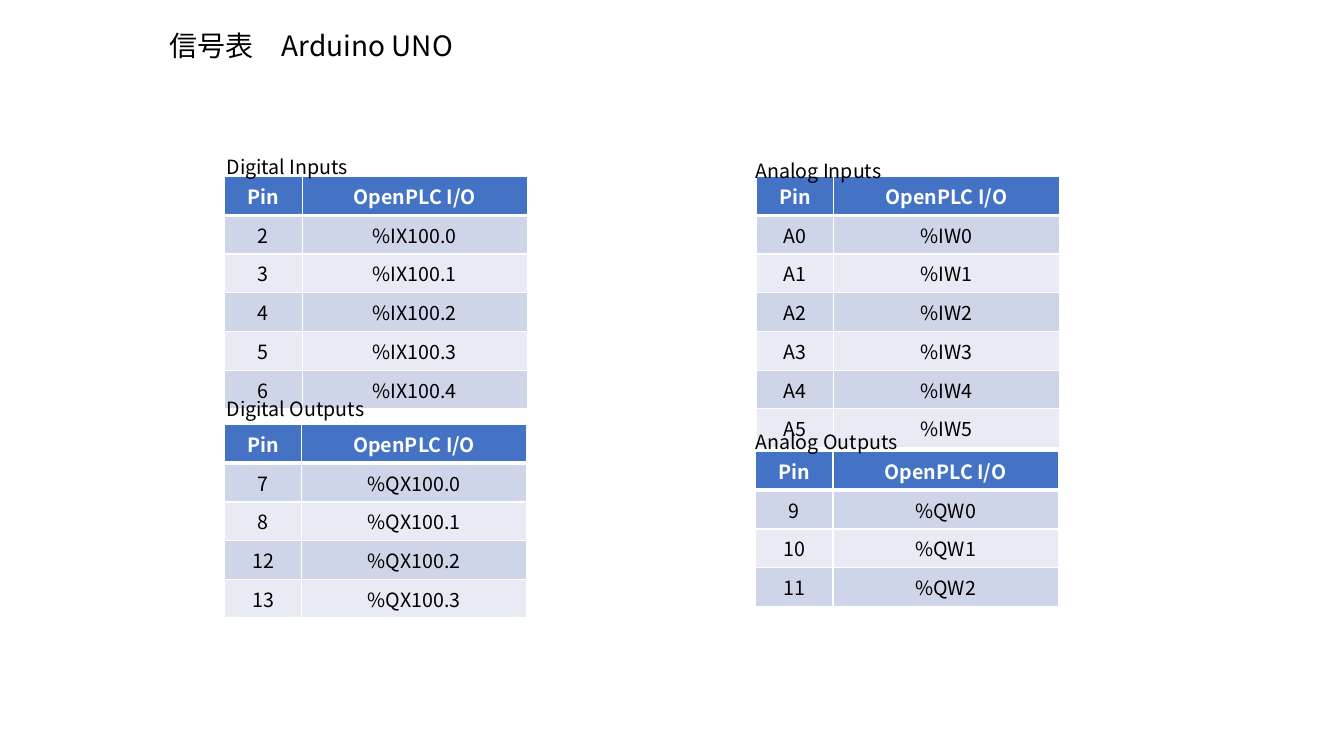
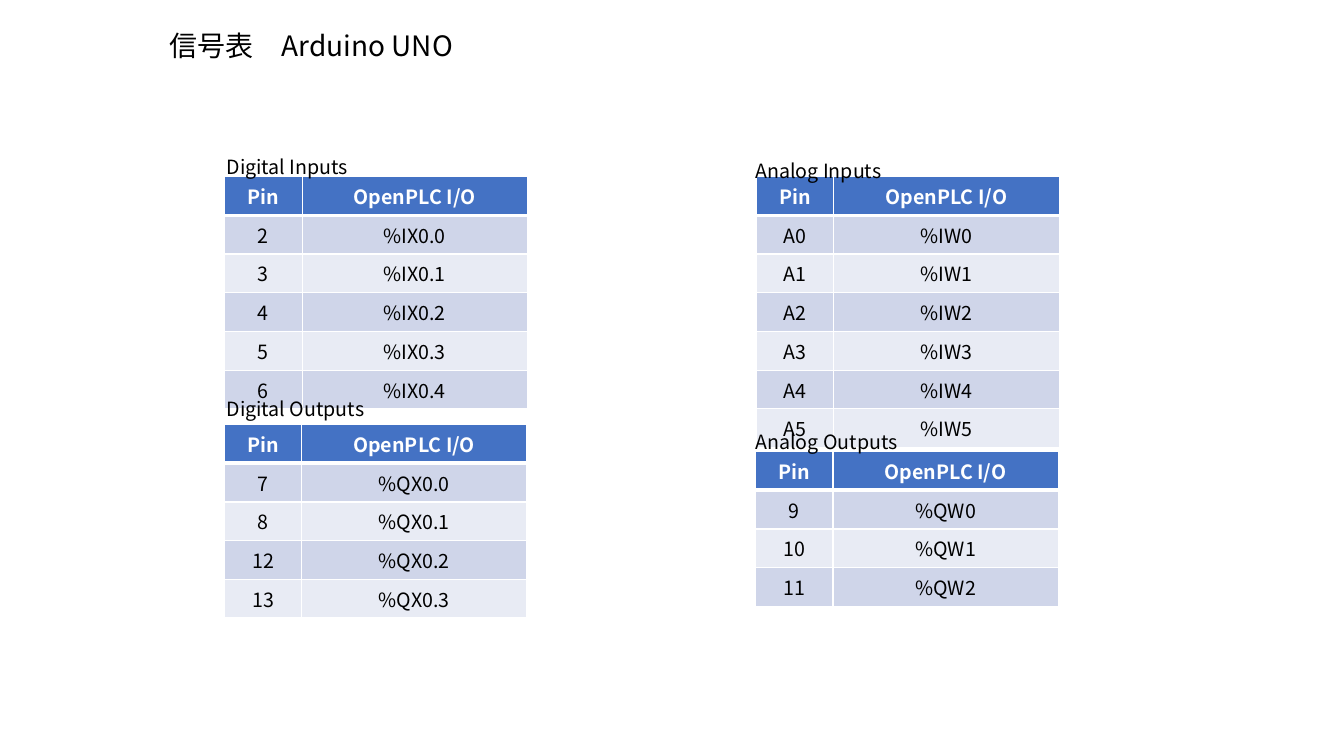
Before and after one commit to kaz19610303/OpenPLC_test_bench, a slide deck: slide 3 of Arduino_UNO/Document/Arduino_UNO_OpenPLC_test_Bench_shield.pptx. Drawn at 1344x756 pixels with LibreOffice and Linux fonts; fonts in the diff are those of the drawing. Boxes give left, top, right and bottom in pixels: in the first picture for what was removed or moved away, otherwise in the second. Text is boxed around its words. In the diff, an @@ line names an element or a change of style, - is before the commit and + after.

```diff
--- a/Arduino_UNO/Document/Arduino_UNO_OpenPLC_test_Bench_shield.pptx
+++ b/Arduino_UNO/Document/Arduino_UNO_OpenPLC_test_Bench_shield.pptx
@@ table at bbox=[225, 176, 528, 407] @@
-row 2, column 2: %IX100.0
+row 2, column 2: %IX0.0
-row 3, column 2: %IX100.1
+row 3, column 2: %IX0.1
-row 4, column 2: %IX100.2
+row 4, column 2: %IX0.2
-row 5, column 2: %IX100.3
+row 5, column 2: %IX0.3
-row 6, column 2: %IX100.4
+row 6, column 2: %IX0.4
@@ table at bbox=[225, 424, 527, 615] @@
-row 2, column 2: %QX100.0
+row 2, column 2: %QX0.0
-row 3, column 2: %QX100.1
+row 3, column 2: %QX0.1
-row 4, column 2: %QX100.2
+row 4, column 2: %QX0.2
-row 5, column 2: %QX100.3
+row 5, column 2: %QX0.3
```
Also in this commit, not shown: 2 other files.
